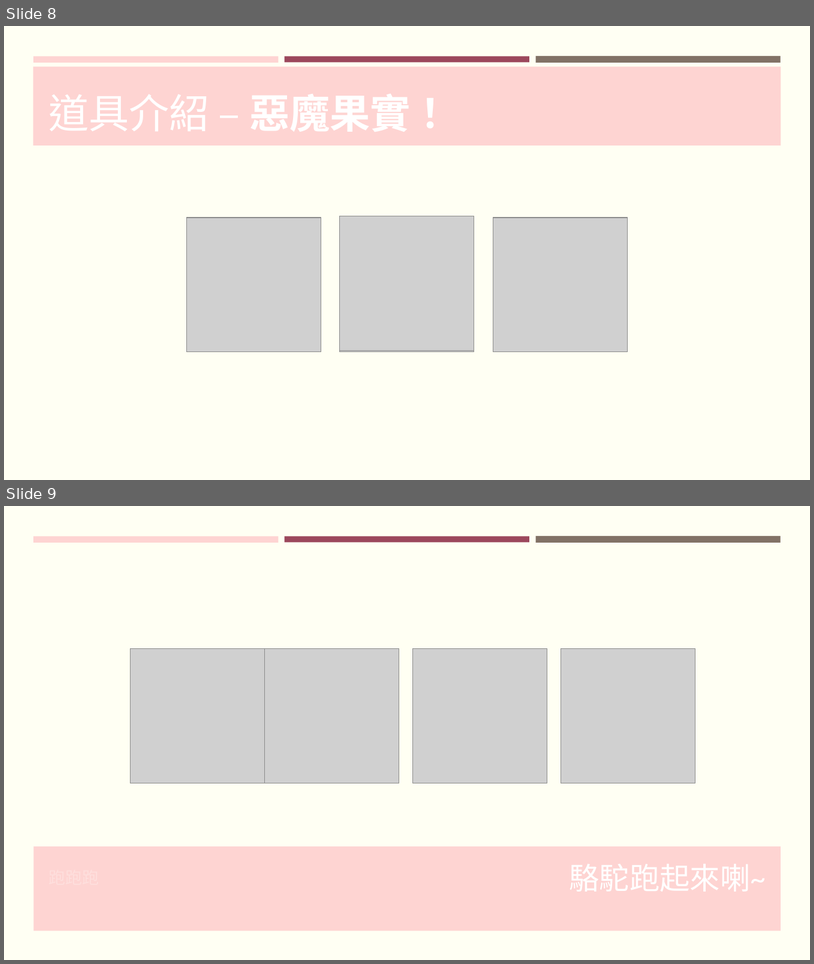
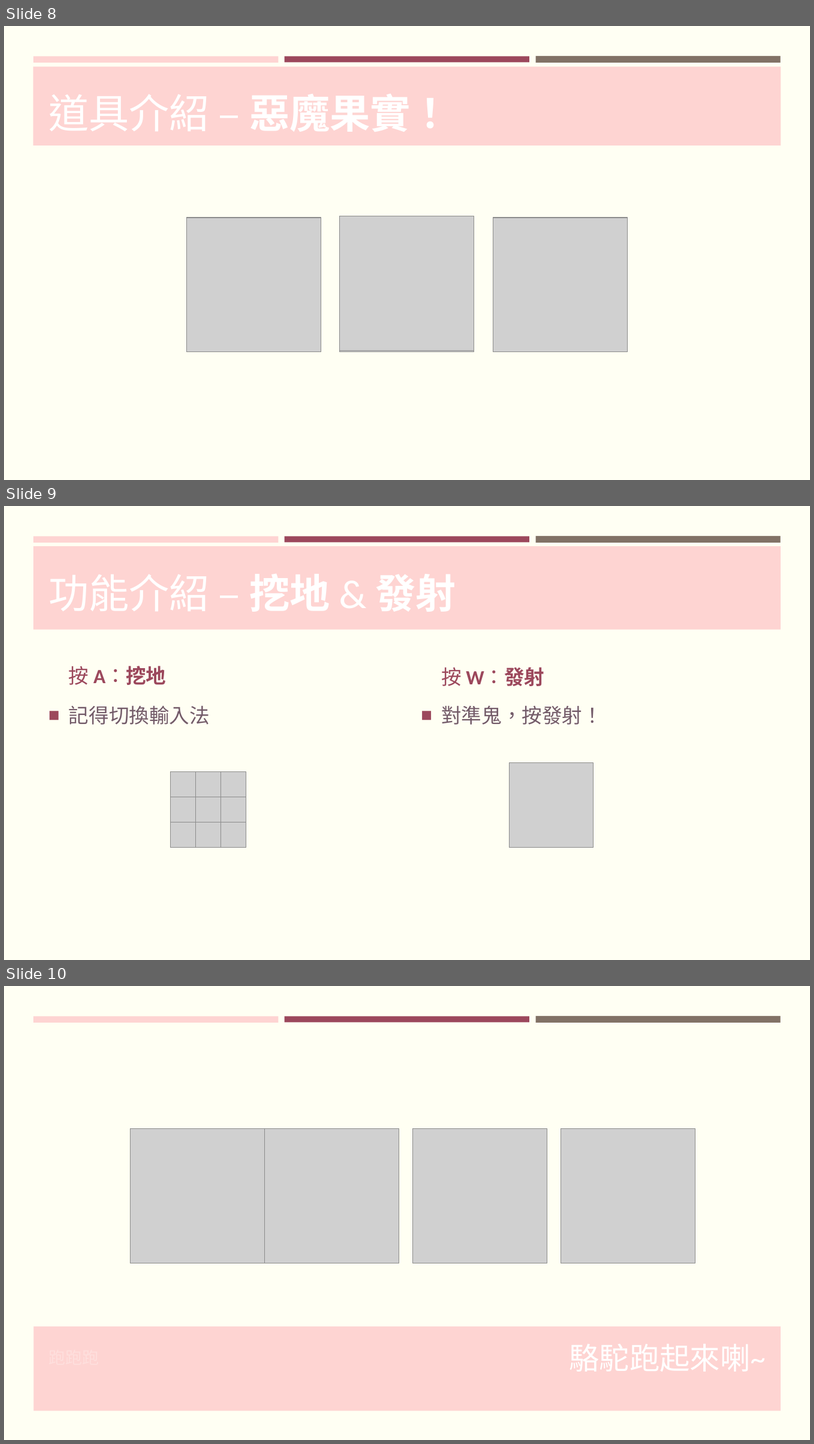
Before and after one commit to FalconLee1011/Java-Final, a slide deck: PPT/JAVA Final project.pptx. Shown one above the other, each under a label of ours: slides 8 and 9 before the commit, slides 8, 9 and 10 after it. The pictures are 814x964 and 814x1444 pixels, drawn with LibreOffice and Linux fonts; fonts in the diff are those of the drawing; grey boxes stand for pictures. Boxes give left, top, right and bottom in pixels: in the first picture for what was removed or moved away, otherwise in the second. Text is boxed around its words. In the diff, an @@ line names an element or a change of style, - is before the commit and + after.

```diff
--- a/PPT/JAVA Final project.pptx
+++ b/PPT/JAVA Final project.pptx
@@ slide 9 added at [4,506,810,960], background #FFFFF3; not listed: 3 template elements that a slide beside it also shows @@
@@ rectangle added at [33,546,782,630], fill #FED4D2 @@
@@ text added at [69,666,166,685], 24 pt, text #9C485C, bold @@
+按 A：挖地
@@ text added at [441,667,545,686], 24 pt, text #9C485C, bold @@
+按 W：發射
@@ text added at [69,706,210,724], 24 pt, text #735B69 @@
+■ 記得切換輸入法
@@ text added at [441,705,603,724], 24 pt, text #735B69 @@
+■ 對準鬼，按發射！
@@ picture added at [171,772,197,797] @@
@@ picture added at [196,772,221,797] @@
@@ picture added at [221,772,246,797] @@
@@ picture added at [510,762,594,847] @@
@@ picture added at [170,796,196,822] @@
@@ picture added at [196,796,221,822] @@
@@ picture added at [221,796,246,822] @@
@@ picture added at [170,822,196,847] @@
@@ picture added at [196,822,221,847] @@
@@ picture added at [221,822,246,847] @@
@@ what was slide 9 is now slide 10 @@
```
Also in this commit, not shown: 1 slide changed.
